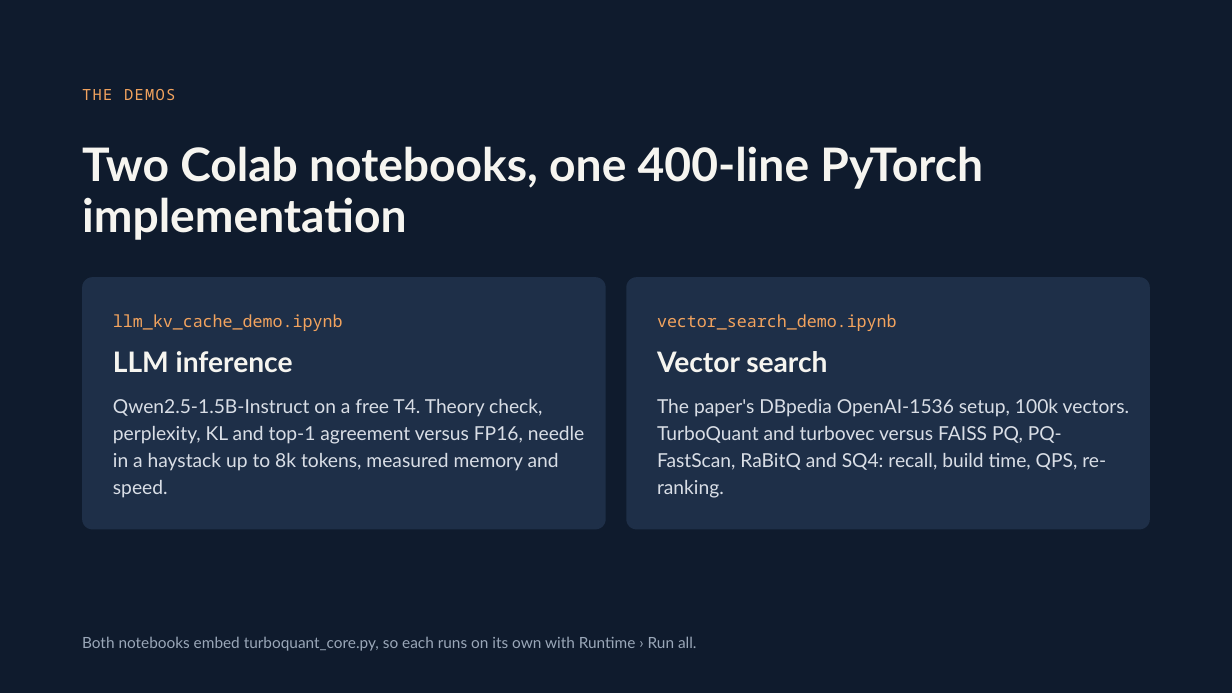
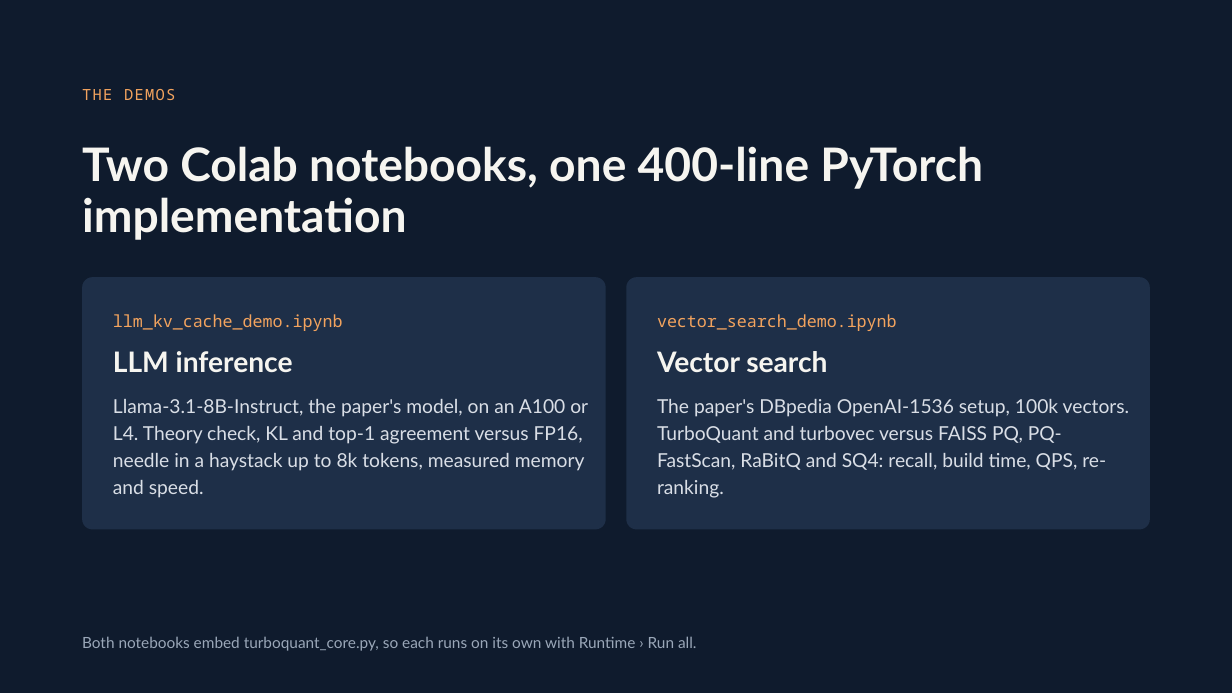
Before and after one commit to olonok69/ML_TurboQuant, a slide deck: slide 16 of docs/TurboQuant.pptx. Drawn at 1232x693 pixels with LibreOffice and Linux fonts; fonts in the diff are those of the drawing. Boxes give left, top, right and bottom in pixels: in the first picture for what was removed or moved away, otherwise in the second. Text is boxed around its words. In the diff, an @@ line names an element or a change of style, - is before the commit and + after.

Commit message:
Bring docs and deck in line with the Colab runs of the two demos
- Notebooks: load WikiText-2 from Salesforce/wikitext, make both run on
  their own (install cells, %%writefile of the current turboquant_core.py),
  correct the model-change explanation and the stale or overstated
  markdown; outputs kept as run.
- build_notebooks.py now exports the two demo notebooks to .py instead of
  overwriting them; .py versions re-exported.
- Deck: Llama-3.1-8B setup, new Demo 1 slides (theory check, needle,
  quality and speed), measured memory, DBpedia results for Demo 2.
- Guides EN/ES, README, handoff and figure 14: Colab results replace the
  sandbox numbers; slide numbers updated.

```diff
--- a/docs/TurboQuant.pptx
+++ b/docs/TurboQuant.pptx
@@ text at bbox=[113, 399, 588, 498]: text changed @@
-Qwen2.5-1.5B-Instruct on a free T4. Theory check, perplexity, KL and top-1 agreement versus FP16, needle in a haystack up to 8k tokens, measured memory and speed.
+Llama-3.1-8B-Instruct, the paper's model, on an A100 or L4. Theory check, KL and top-1 agreement versus FP16, needle in a haystack up to 8k tokens, measured memory and speed.
```
Also in this commit, not shown: 4 other slides changed, 3 slides added, 12 other files.
